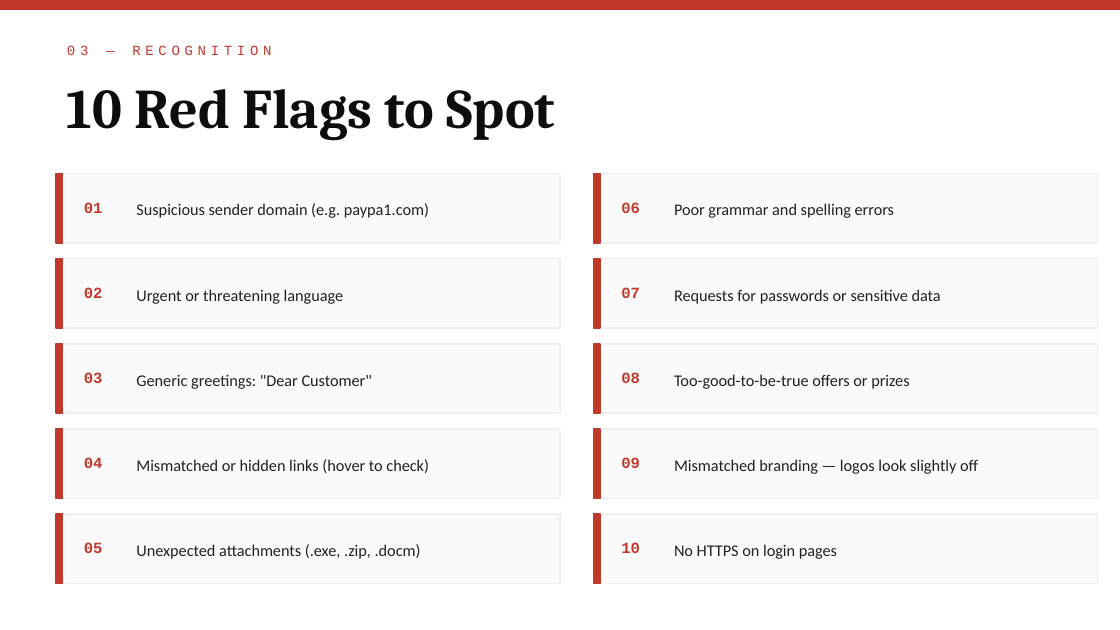
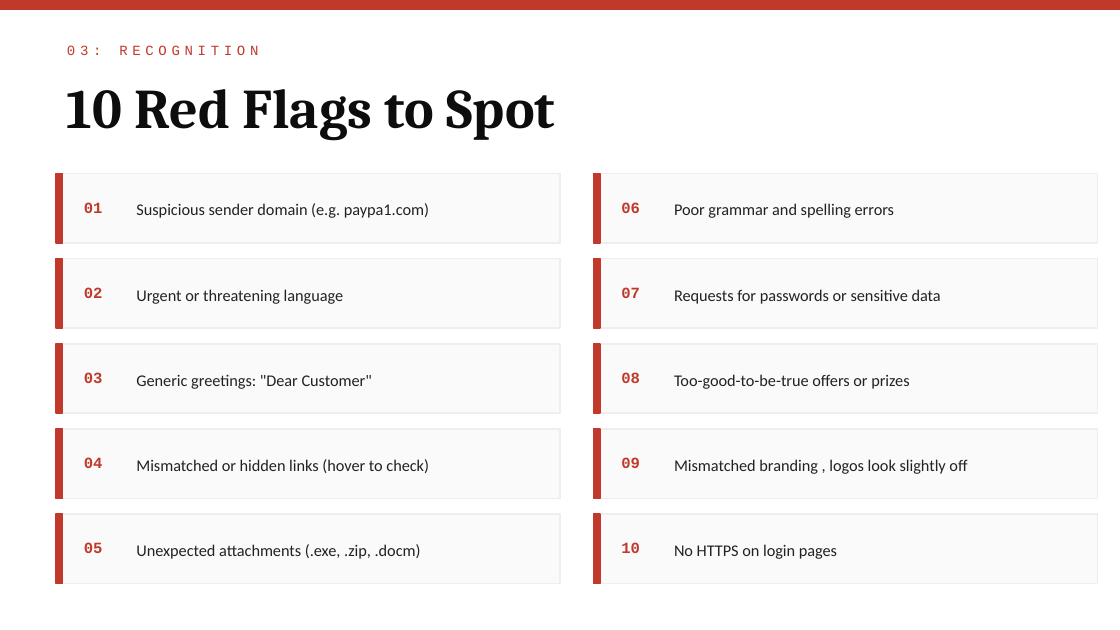
Before and after one commit to KashafNoor17/CodeAlpha_PhishingAwareness, a slide deck: slide 4 of PhishingAwareness.pptx. Drawn at 1120x630 pixels with LibreOffice and Linux fonts; fonts in the diff are those of the drawing. Boxes give left, top, right and bottom in pixels: in the first picture for what was removed or moved away, otherwise in the second. Text is boxed around its words. In the diff, an @@ line names an element or a change of style, - is before the commit and + after.

```diff
--- a/PhishingAwareness.pptx
+++ b/PhishingAwareness.pptx
@@ text at (67,45,258,55): text changed @@
-03 — RECOGNITION
+03: RECOGNITION
@@ text at (674,459,967,474): text changed @@
-Mismatched branding — logos look slightly off
+Mismatched branding , logos look slightly off
```
Also in this commit, not shown: 6 other slides changed.
